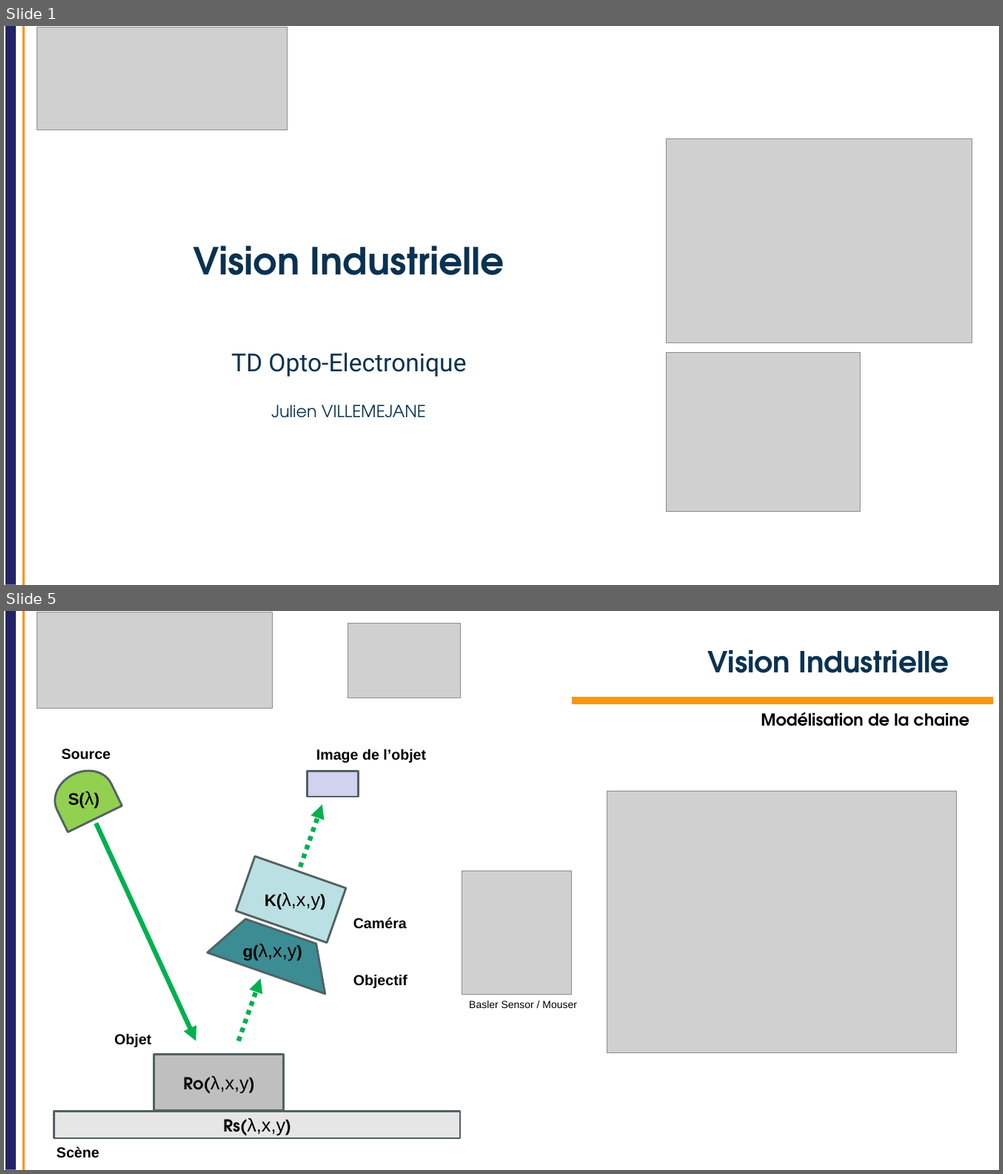
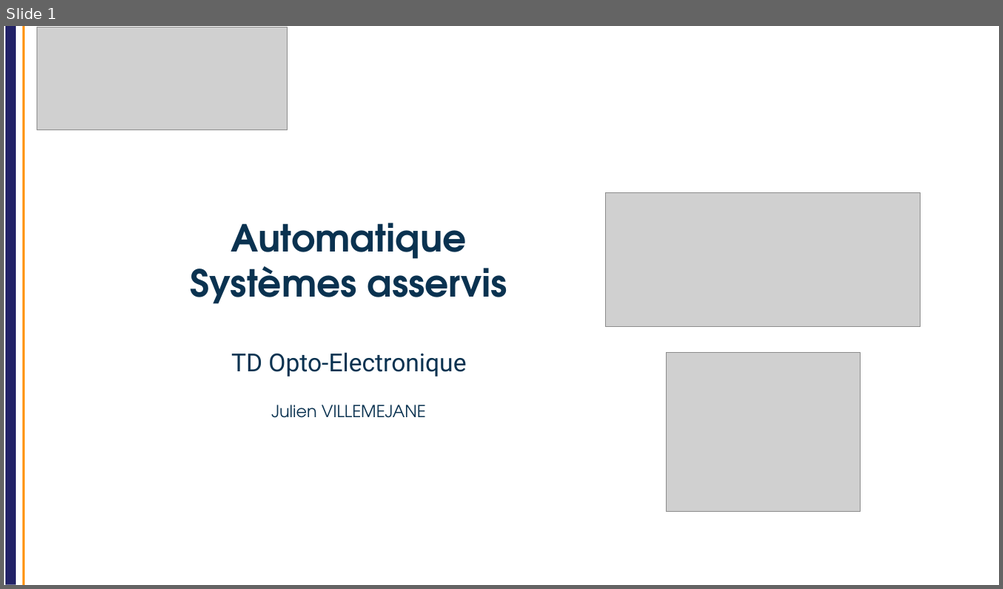
Before and after one commit to IOGS-Digital-Methods/semester-5, a slide deck: OptoElectronique/TD/2026/TD_asservissement/S5_OptoElectronique_TD_auto_2026.pptx. Shown one above the other, each under a label of ours: slides 1 and 5 before the commit, slide 1 after it; the slides between them are not shown. The pictures are 1003x1174 and 1003x589 pixels, drawn with LibreOffice and Linux fonts; fonts in the diff are those of the drawing; grey boxes stand for pictures; background and template pictures are left out. Boxes give left, top, right and bottom in pixels: in the first picture for what was removed or moved away, otherwise in the second. Text is boxed around its words. In the diff, an @@ line names an element or a change of style, - is before the commit and + after.

```diff
--- a/OptoElectronique/TD/2026/TD_asservissement/S5_OptoElectronique_TD_auto_2026.pptx
+++ b/OptoElectronique/TD/2026/TD_asservissement/S5_OptoElectronique_TD_auto_2026.pptx
@@ slide 5 removed at (4, 611, 999, 1170), background #FFFFFF; not listed: 2 template elements that a slide beside it also shows @@
@@ picture removed at (37, 612, 273, 709) @@
@@ picture removed at (347, 623, 460, 698) @@
@@ title removed at (707, 650, 949, 673) @@
-Vision Industrielle
@@ rectangle removed at (572, 697, 993, 704) @@
@@ text removed at (760, 712, 970, 726) @@
-Modélisation de la chaine
@@ flow chart delay removed at (46, 762, 122, 832) @@
@@ text removed at (62, 749, 111, 760) @@
-Source
@@ text removed at (316, 749, 426, 763) @@
-Image de l’objet
@@ rectangle removed at (307, 772, 358, 797) @@
@@ text removed at (68, 791, 94, 809) @@
-S(λ)
@@ arrow removed from (300, 867) to (322, 805) @@
@@ picture removed at (607, 791, 957, 1053) @@
@@ arrow removed from (96, 823) to (196, 1042) @@
@@ rectangle removed at (236, 857, 346, 943) @@
@@ picture removed at (461, 871, 571, 994) @@
@@ text removed at (264, 892, 320, 911) @@
-K(λ,x,y)
@@ flow chart manual operation removed at (208, 911, 340, 994) @@
@@ text removed at (353, 917, 407, 929) @@
-Caméra
@@ text removed at (243, 944, 297, 961) @@
-g(λ,x,y)
@@ arrow removed from (239, 1042) to (261, 979) @@
@@ text removed at (353, 974, 407, 988) @@
-Objectif
@@ text removed at (469, 1001, 577, 1008) @@
-Basler Sensor / Mouser
@@ text removed at (114, 1034, 151, 1048) @@
-Objet
@@ rectangle removed at (154, 1055, 284, 1111) @@
-Ro(λ,x,y)
@@ rectangle removed at (54, 1112, 460, 1139) @@
-Rs(λ,x,y)
@@ text removed at (57, 1147, 99, 1159) @@
-Scène
@@ slide 1 changed as well @@
@@ picture removed at (666, 139, 972, 343) @@
@@ picture added at (606, 192, 920, 326) @@
@@ title at (190, 223, 507, 304): text changed @@
-Vision Industrielle
+Automatique
+Systèmes asservis
```
Also in this commit, not shown: 15 slides added, 37 other slides removed, 5 other files.
